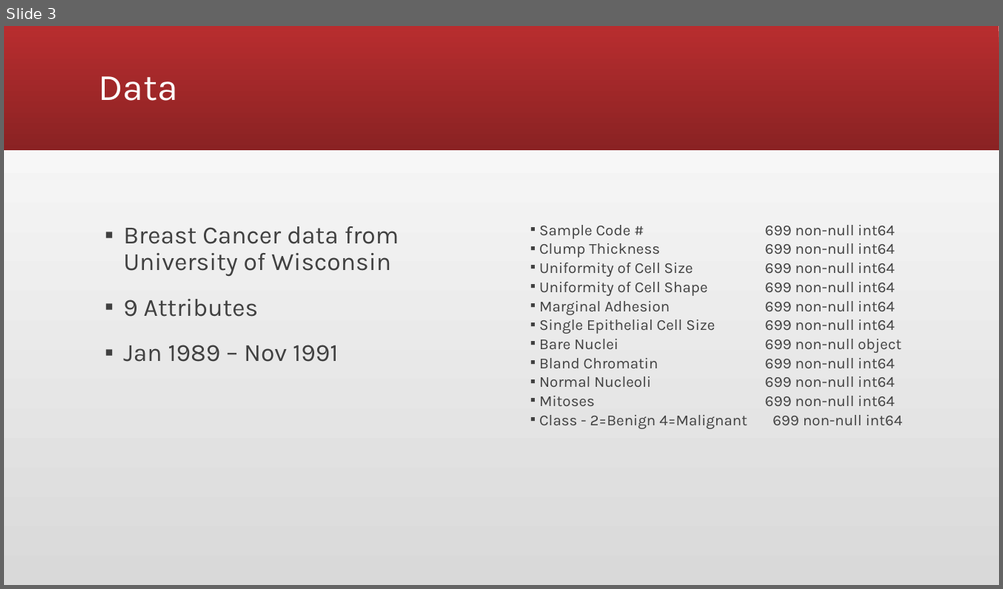
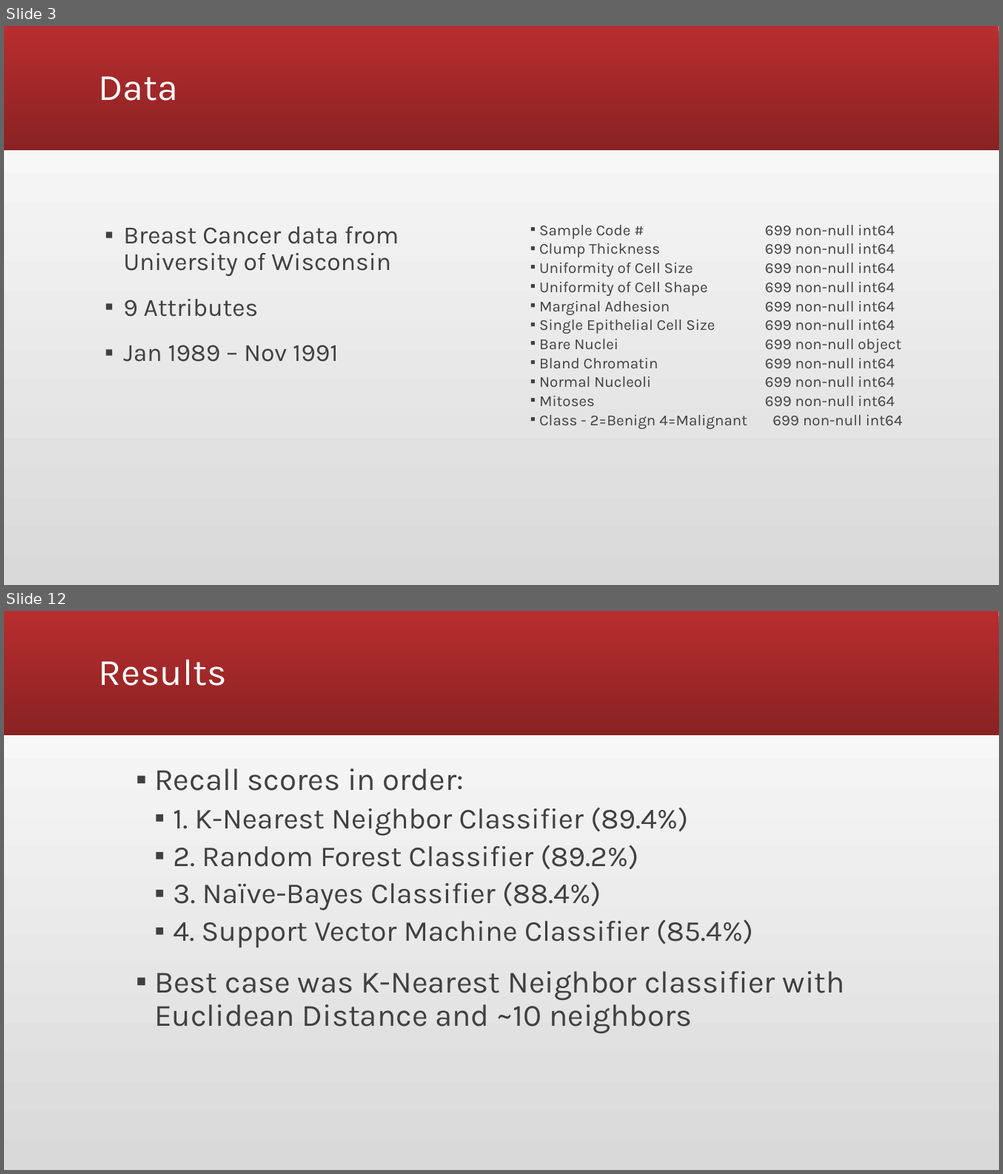
Before and after one commit to zachagarc/dataMiningProject, a slide deck: CS488 Final Report.pptx. Shown one above the other, each under a label of ours: slide 3 before the commit, slides 3 and 12 after it; the slides between them are not shown. The pictures are 1003x589 and 1003x1174 pixels, drawn with LibreOffice and Linux fonts; fonts in the diff are those of the drawing. Boxes give left, top, right and bottom in pixels: in the first picture for what was removed or moved away, otherwise in the second. Text is boxed around its words. In the diff, an @@ line names an element or a change of style, - is before the commit and + after.

```diff
--- a/CS488 Final Report.pptx
+++ b/CS488 Final Report.pptx
@@ slide 12 added at (4,611,999,1170), background gradient #D9D9D9 to #FFFFFF; not listed: 1 template element that a slide beside it also shows @@
@@ title added at (99,659,227,686), 36 pt, text #FFFFFF @@
+Results
@@ text added at (154,769,845,1034), 28 pt, text #404040 @@
+▪ Recall scores in order:
+  ▪ 1. K-Nearest Neighbor Classifier (89.4%)
+  ▪ 2. Random Forest Classifier (89.2%)
+  ▪ 3. Naïve-Bayes Classifier (88.4%)
+  ▪ 4. Support Vector Machine Classifier (85.4%)
+▪ Best case was K-Nearest Neighbor classifier with Euclidean Distance and ~10 neighbors
```
Also in this commit, not shown: 5 slides changed, 3 other slides added, 1 slide removed, 2 other files.
